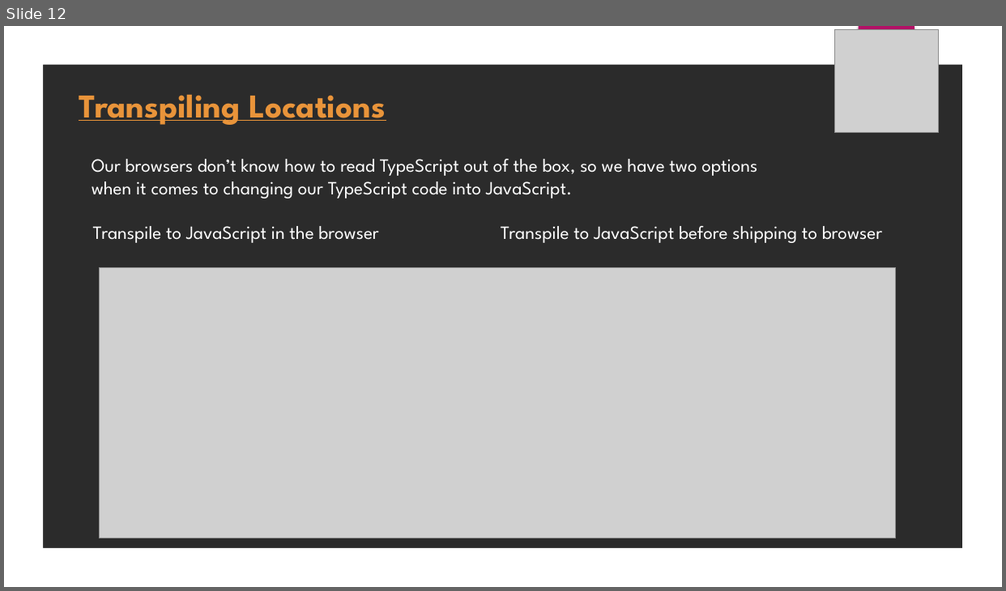
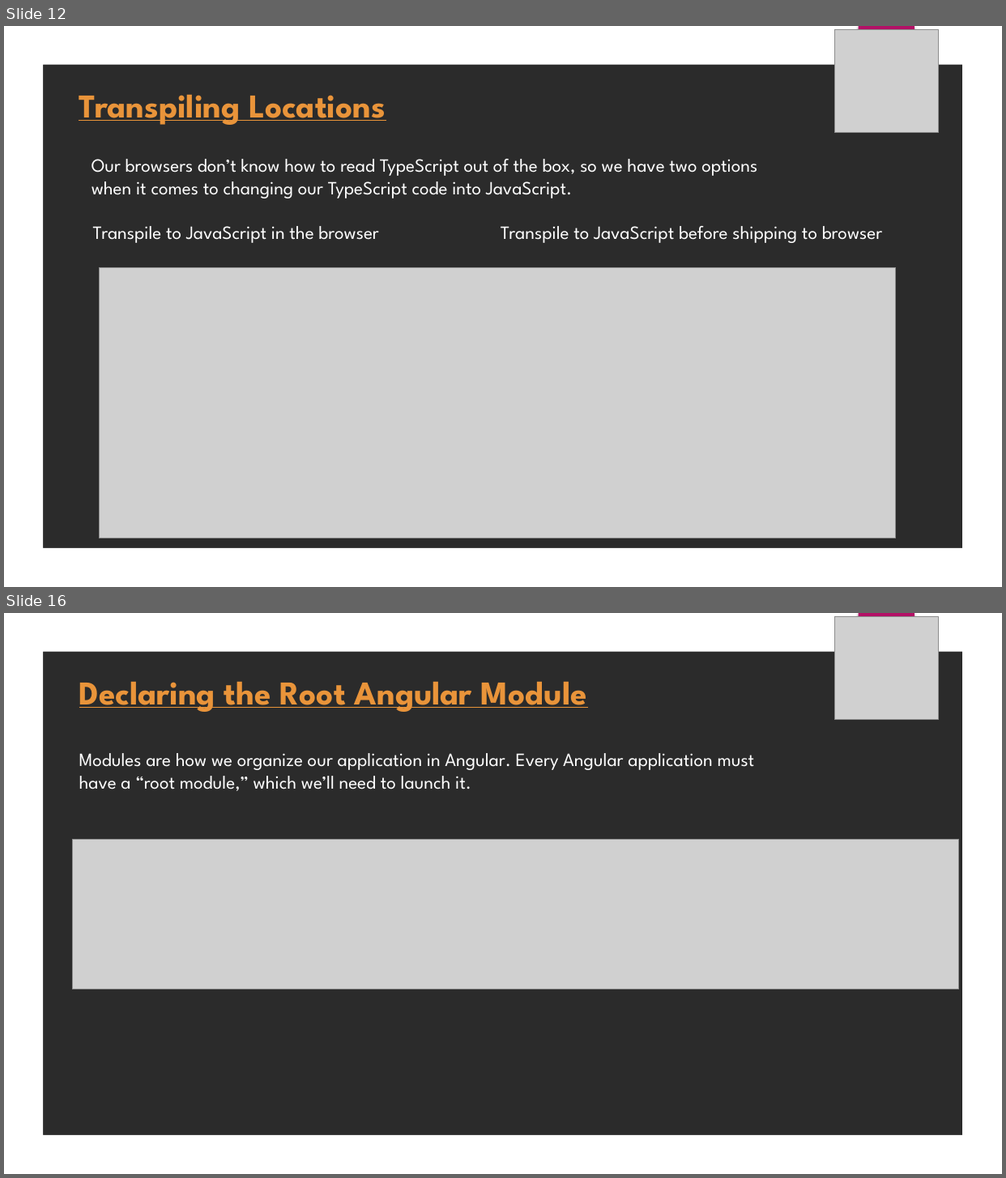
Before and after one commit to uiravi/Angular-pptx, a slide deck: Angular.pptx. Shown one above the other, each under a label of ours: slide 12 before the commit, slides 12 and 16 after it; the slides between them are not shown. The pictures are 1006x591 and 1006x1178 pixels, drawn with LibreOffice and Linux fonts; fonts in the diff are those of the drawing; grey boxes stand for pictures; background and template pictures are left out; a plain dark background stands for a picture behind light text. Boxes give left, top, right and bottom in pixels: in the first picture for what was removed or moved away, otherwise in the second. Text is boxed around its words. In the diff, an @@ line names an element or a change of style, - is before the commit and + after.

```diff
--- a/Angular.pptx
+++ b/Angular.pptx
@@ slide 16 added at box(4, 613, 1002, 1174), background picture (left out); not listed: 2 template elements that a slide beside it also shows @@
@@ picture added at box(835, 617, 938, 720) @@
@@ text added at box(79, 681, 587, 712), 32 pt, text #E9943A, bold, underline @@
+Declaring the Root Angular Module
@@ text added at box(79, 753, 755, 791), 18 pt, text #FFFFFF @@
+Modules are how we organize our application in Angular. Every Angular application must
+have a “root module,” which we’ll need to launch it.
@@ picture added at box(72, 839, 959, 989) @@
```
Also in this commit, not shown: 1 slide changed, 10 other slides added.
